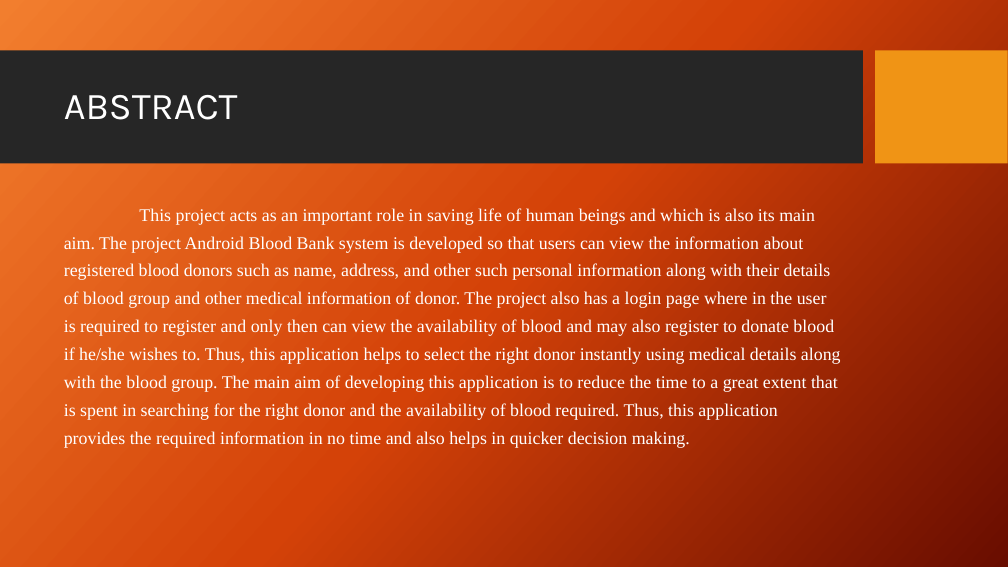
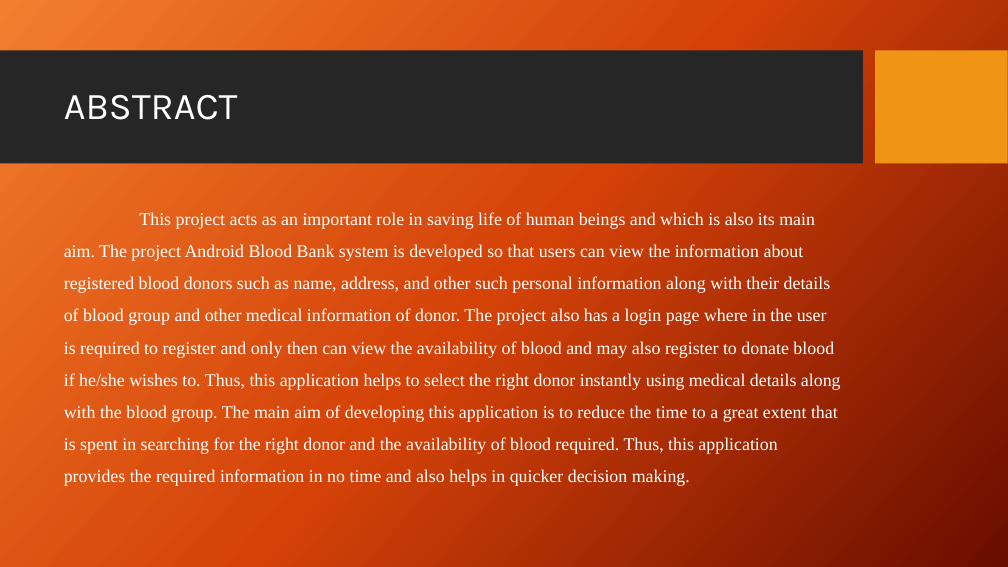
Before and after one commit to gokul18b/2023, a slide deck: slide 2 of batch1/ppt/BLOOD BANK.pptx. Drawn at 1008x567 pixels with LibreOffice and Linux fonts; fonts in the diff are those of the drawing; background and template pictures are left out. Boxes give left, top, right and bottom in pixels: in the first picture for what was removed or moved away, otherwise in the second. Text is boxed around its words. In the diff, an @@ line names an element or a change of style, - is before the commit and + after.

```diff
--- a/batch1/ppt/BLOOD BANK.pptx
+++ b/batch1/ppt/BLOOD BANK.pptx
@@ text "This project acts as an ..." at [64, 212, 841, 486]: line spacing 1.3 to 1.5 @@
```
Also in this commit, not shown: 5 other slides changed, 46 other files.
